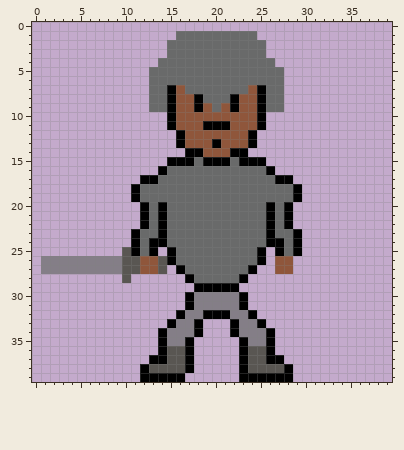
Pixel-art sprite -- Empty--GameEngine-main/sprites/warriortemp.png. Above: the version before the commit.
The file is 40x40 pixels.
The result:
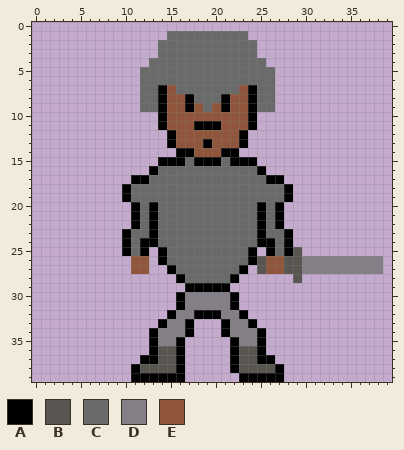
Palette (. is transparent): A #000000  B #595652  C #696a6a  D #847e87  E #8f563b
The edit:
Changed rows in their new state; - is an unchanged pixel.
first column x 1:
 1 --------------C--------.--------------
 2 -------------C----------.-------------
 3 -------------C----------.-------------
 4 ------------C------------.------------
 5 -----------C--------------.-----------
 6 -----------C--------------.-----------
 7 -----------C-AEC------EAC-.-----------
 8 -----------C-AE-AC--AE-AC-.-----------
 9 -----------C-AE-AECEAE-AC-.-----------
10 -------------AE--------A.-------------
11 -------------AE--A--E--A.-------------
12 --------------AE------A.--------------
13 --------------AE--AE--A.--------------
14 ---------------A-E--A-.---------------
15 -------------A--CA--CA--.-------------
16 ------------AC----------A.------------
17 ----------A-C------------A-.----------
18 ---------AC----------------A.---------
19 ---------AC----------------A.---------
20 ----------ACAC----------ACA.----------
21 ----------ACAC----------ACA.----------
22 ----------ACAC----------ACA.----------
23 ---------AC-AC----------AC-A.---------
24 ---------ACA-C----------A-CA.---------
25 ---------ACA.AC--------A.ACAB---------
26 ..........E-.AC--------ABE-BBDDDDDDDDD
27 ..........E-..AC------A.BE-BBDDDDDDDDD
28 ---------.-----AC----A.-----B---------
29 ----------------A----.----------------
30 ---------------AD----A.---------------
31 ---------------AD----A.---------------
32 --------------AD-A--D-A.--------------
33 -------------AD-A.--AD-A.-------------
34 ------------AD--A.--AD--A.------------
35 ------------AD-A.----AD-A.------------
36 ------------AB-A.----AB-A.------------
37 -----------A-B-A.----AB-A-.-----------
38 ----------AB---A.----AB---A.----------
39 ----------A----------------.----------
Pixel boxes of the changes (left, top, right, bottom) in both pictures:
changed: (41, 31, 383, 382)
